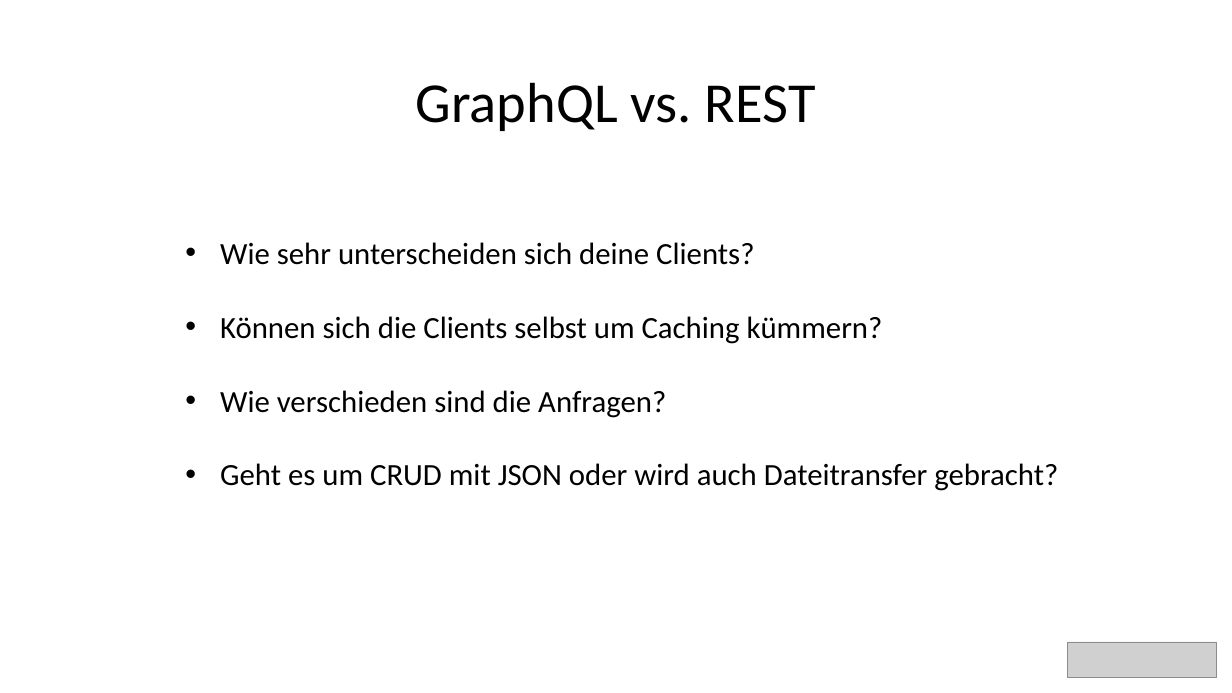
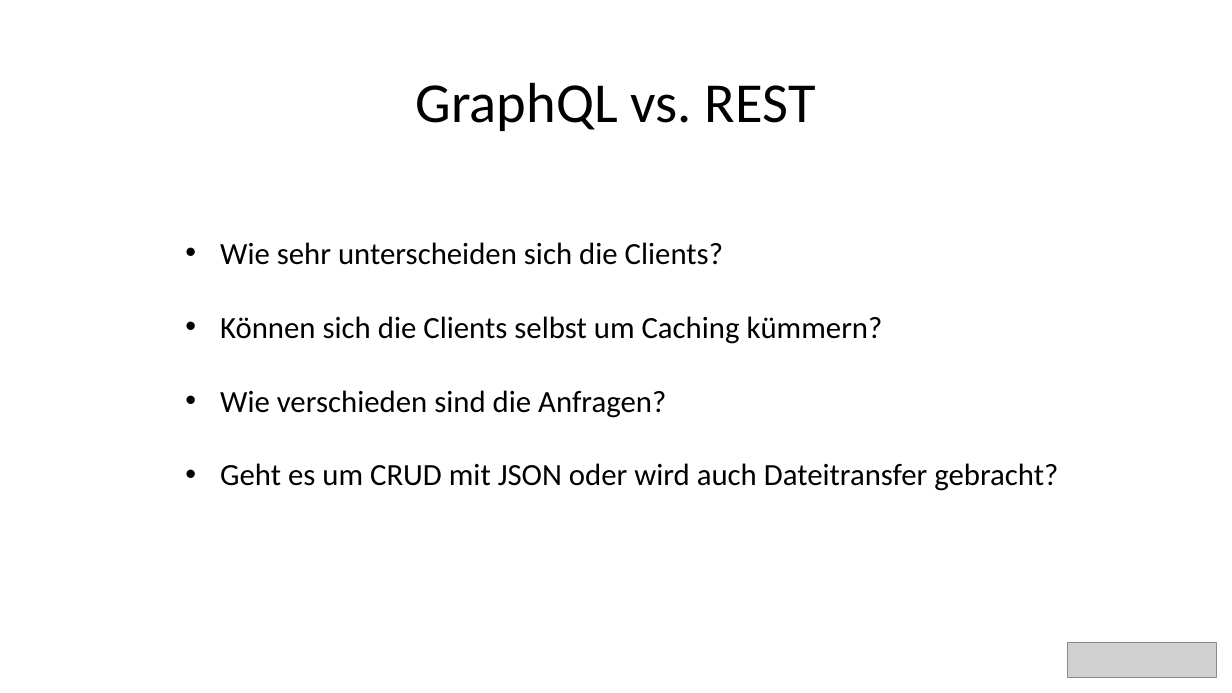
Before and after one commit to bytePassion/GraphQL-Talk, a slide deck: slide 45 of slides/GraphqlSlides.pptx (slide 48 before the commit). Drawn at 1232x693 pixels with LibreOffice and Linux fonts; fonts in the diff are those of the drawing; grey boxes stand for pictures. Boxes give left, top, right and bottom in pixels: in the first picture for what was removed or moved away, otherwise in the second. Text is boxed around its words. In the diff, an @@ line names an element or a change of style, - is before the commit and + after.

```diff
--- a/slides/GraphqlSlides.pptx
+++ b/slides/GraphqlSlides.pptx
@@ text at [220,242,723,265]: text changed @@
-• Wie sehr unterscheiden sich deine Clients?
+• Wie sehr unterscheiden sich die Clients?
```
Also in this commit, not shown: 8 other slides changed, 7 slides removed.
